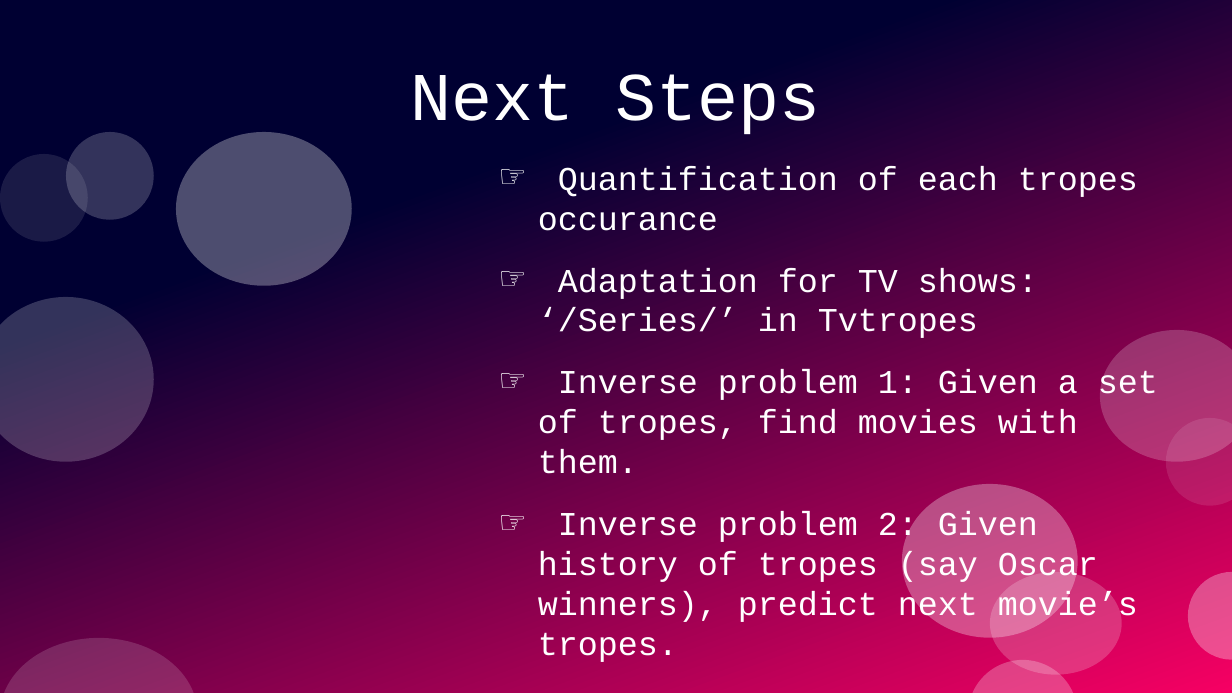
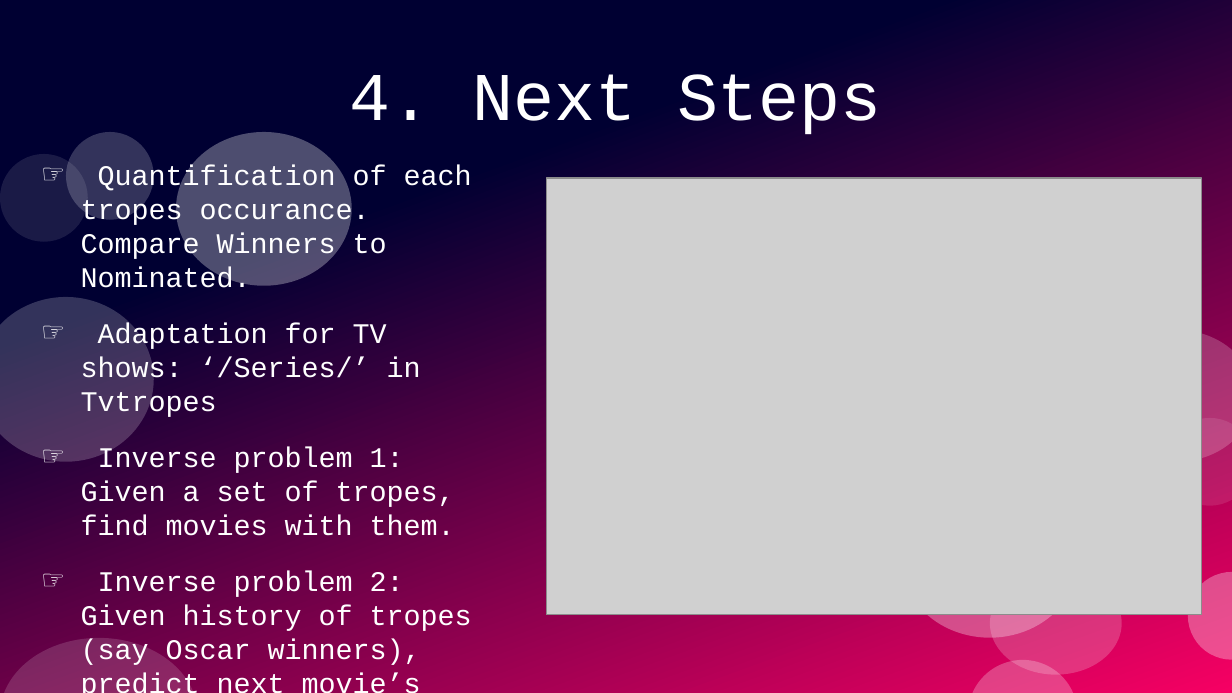
Before and after one commit to SacredFisher/Python_Project, a slide deck: slide 12 of SrikarP_FilmProject.pptx. Drawn at 1232x693 pixels with LibreOffice and Linux fonts; fonts in the diff are those of the drawing; grey boxes stand for pictures. Boxes give left, top, right and bottom in pixels: in the first picture for what was removed or moved away, otherwise in the second. Text is boxed around its words. In the diff, an @@ line names an element or a change of style, - is before the commit and + after.

```diff
--- a/SrikarP_FilmProject.pptx
+++ b/SrikarP_FilmProject.pptx
@@ title at (349, 74, 882, 135): text changed @@
-Next Steps
+4. Next Steps
@@ text "Quantification of each tropes occurance. ...": place and size @@
-text "Quantification of each tropes occurance. ..." at (538, 166, 1158, 662)
+text "Quantification of each tropes occurance. ..." at (81, 165, 472, 665)
@@ text at (81, 165, 472, 288): text changed; size 21.4 to 18.2 pt @@
-☞ Quantification of each tropes occurance
+☞ Quantification of each tropes occurance. Compare Winners to Nominated.
@@ picture added at (547, 178, 1202, 615) @@
@@ text at (81, 323, 472, 665): size 21.4 to 18.2 pt in "Adaptation for TV shows: ‘/Series/’ in Tvtropes", "Inverse problem 1: Given a set of ...", "Inverse problem 2: Given history of tropes ..." @@
```
Also in this commit, not shown: 10 other slides changed, 1 slide added, 1 slide removed, 1 other file.
